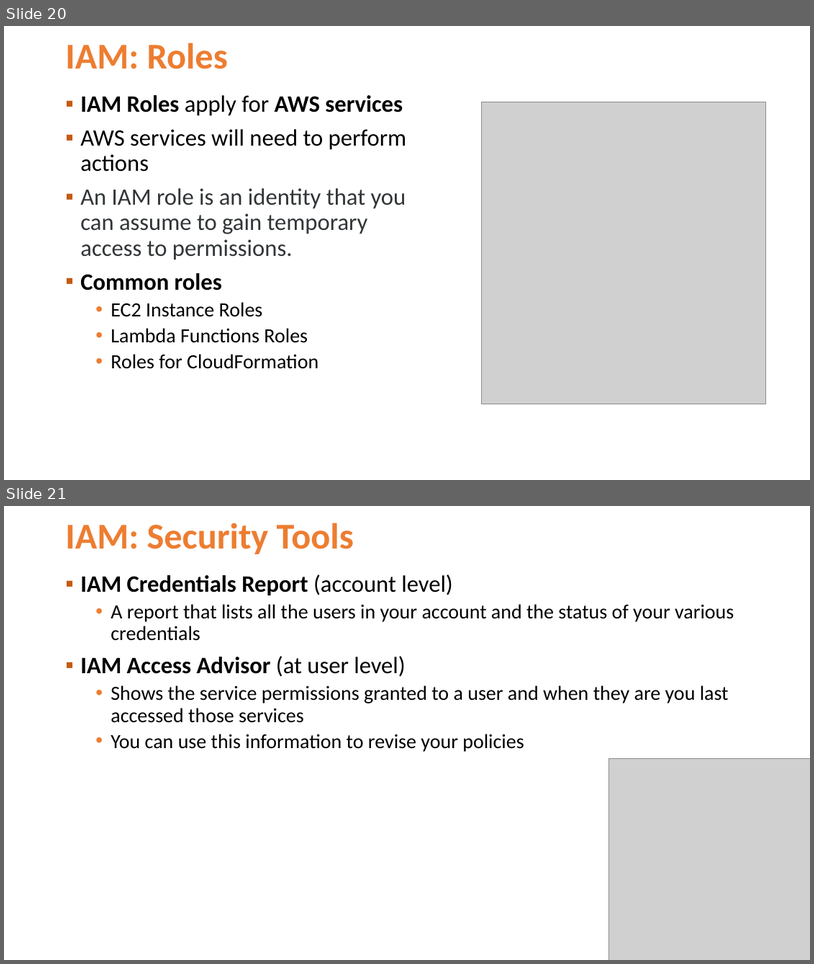
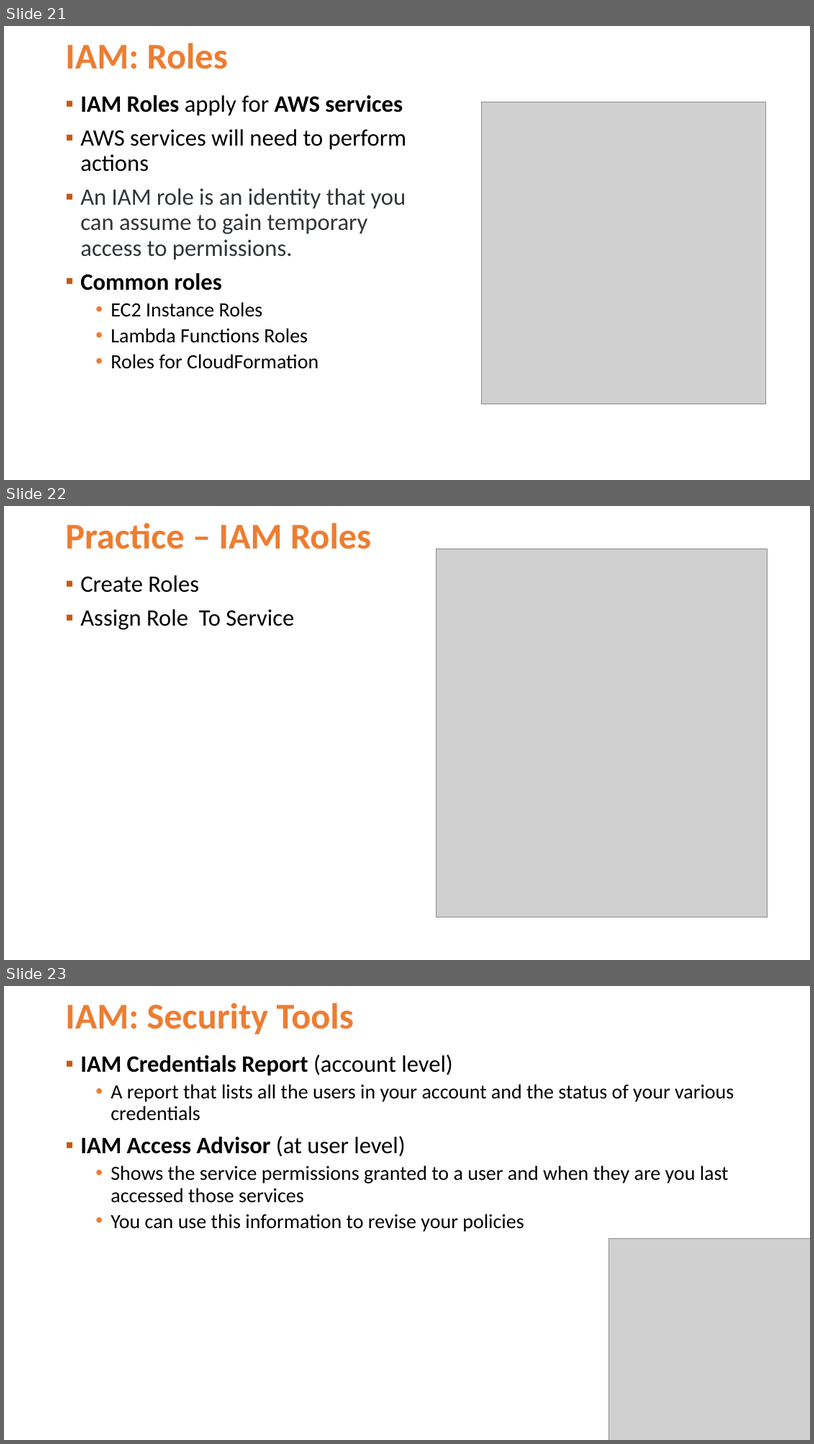
Before and after one commit to Jucer74/ArchitectureMaster, a slide deck: Classes/04-IAM-IdentityandAccessManagement/ArchitectureMaster-04-IAM-IdentityandAccessManagement.pptx. Shown one above the other, each under a label of ours: slides 20 and 21 before the commit, slides 21, 22 and 23 after it. The pictures are 814x964 and 814x1444 pixels, drawn with LibreOffice and Linux fonts; fonts in the diff are those of the drawing; grey boxes stand for pictures; background and template pictures are left out. Boxes give left, top, right and bottom in pixels: in the first picture for what was removed or moved away, otherwise in the second. Text is boxed around its words. In the diff, an @@ line names an element or a change of style, - is before the commit and + after.

```diff
--- a/Classes/04-IAM-IdentityandAccessManagement/ArchitectureMaster-04-IAM-IdentityandAccessManagement.pptx
+++ b/Classes/04-IAM-IdentityandAccessManagement/ArchitectureMaster-04-IAM-IdentityandAccessManagement.pptx
@@ slide 22 added at (x1=4, y1=506, x2=810, y2=960), background #FFFFFF @@
@@ title added at (x1=65, y1=523, x2=371, y2=549), 43.2 pt, text #ED7D31, bold @@
+Practice – IAM Roles
@@ picture added at (x1=437, y1=548, x2=767, y2=917) @@
@@ text added at (x1=80, y1=575, x2=294, y2=630), 28 pt, text #000000 @@
+▪ Create Roles
+▪ Assign Role To Service
@@ what was slide 20 is now slide 21 @@
@@ what was slide 21 is now slide 23 @@
```
Also in this commit, not shown: 2 other slides added.
